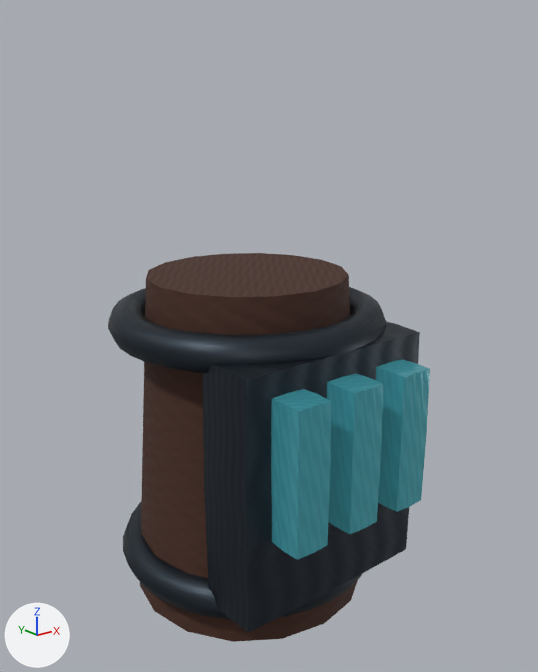
An edit to the glTF model public/assets/weapons/integrated/energy-gauntlet.lod1.glb, drawn before and after from the same camera.
The view is the same before and after, from a 50 mm camera at (-0.284, -0.377, 0.324) aimed at (0.005, -0.016, 0.18). Arrows for +X, +Y and +Z are at lower left; the lights stay in place. The picture after the commit comes second. Where no turn or scale is listed for an object, it has been applied to the vertices. Vertices at exactly the same position are counted once.

Script lines for the objects in view, before the commit:
```python
ob_crystal_4 = bpy.data.objects.new('crystal.4', me_crystal_4)
ob_crystal_4.location = (-0.04, -0.1, 0.13)
ob_crystal_5 = bpy.data.objects.new('crystal.5', me_crystal_5)
ob_crystal_5.location = (0.0, -0.1, 0.13)
ob_crystal_6 = bpy.data.objects.new('crystal.6', me_crystal_6)
ob_crystal_6.location = (0.04, -0.1, 0.13)
ob_iron_1 = bpy.data.objects.new('iron.1', me_iron_1)
ob_iron_1.location = (0.0, 0.0, 0.03)
ob_iron_2 = bpy.data.objects.new('iron.2', me_iron_2)
ob_iron_2.location = (0.0, 0.0, 0.19)
ob_iron_3 = bpy.data.objects.new('iron.3', me_iron_3)
ob_iron_3.location = (0.0, -0.068, 0.11)
ob_leather_0 = bpy.data.objects.new('leather.0', me_leather_0)
ob_leather_0.location = (0.0, 0.0, 0.11)
```
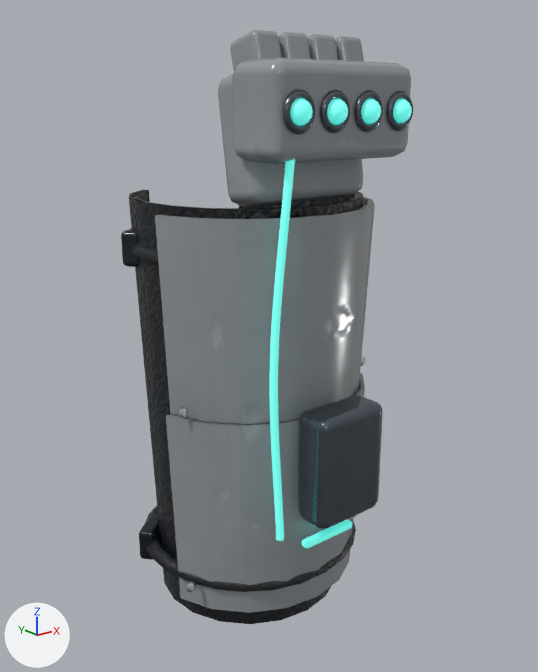
Where the change shows, as pixel boxes (x1, y1, x2, y2) in the pictures (538 x 672 px):
'ceramic / ceramic composite panel', added: after (155, 30, 411, 613)
'leather.0', reshaped, moved (7% wider, 12% taller): before (140, 253, 358, 642); after (129, 190, 363, 624)
'iron.3', deleted: before (202, 322, 420, 633)
'alloy / machined anodized alloy', added: after (283, 89, 413, 529)
'iron.2', deleted: before (108, 287, 386, 373)
'crystal.4', deleted (cyan): before (271, 389, 331, 560)
'crystal.5', deleted (cyan): before (327, 373, 384, 534)
'crystal.6', deleted (cyan): before (376, 359, 430, 512)
'energy / emissive field channel', added: after (269, 98, 412, 548)
'iron.1', deleted: before (123, 502, 362, 620)
'darksteel / oil-blackened fittings', added: after (121, 228, 160, 560)
'edge / honed bright bevel', added: after (178, 356, 366, 592)
part 1 of me_leather_0, added: after (129, 190, 363, 624)
part 2 of me_leather_0, deleted (brown): before (140, 253, 358, 642)

Patch to the scene script:
```diff
--- a/public/assets/weapons/integrated/energy-gauntlet.lod1.glb.py
+++ b/public/assets/weapons/integrated/energy-gauntlet.lod1.glb.py
@@ mat_polymer___stippled_polymer @@
+mat_polymer___stippled_polymer = bpy.data.materials.new('polymer / stippled polymer')
+# colours: black #1d2227
+# uses the picture img_polymer_albedo_variation
+# uses the picture img_polymer_micro_normal
+# uses the picture img_polymer_roughness
@@ mat_alloy___machined_anodized_alloy @@
+mat_alloy___machined_anodized_alloy = bpy.data.materials.new('alloy / machined anodized alloy')
+# colours: grey #737d87
+# uses the picture img_alloy_albedo_variation
+# uses the picture img_alloy_micro_normal
+# uses the picture img_alloy_roughness
@@ mat_darksteel___oil_blackened_fittings @@
+mat_darksteel___oil_blackened_fittings = bpy.data.materials.new('darksteel / oil-blackened fittings')
+# colours: dark grey #4c5258
+# uses the picture img_iron_albedo_variation
+# uses the picture img_iron_micro_normal
+# uses the picture img_iron_roughness
@@ mat_edge___honed_bright_bevel @@
+mat_edge___honed_bright_bevel = bpy.data.materials.new('edge / honed bright bevel')
+# colours: white #dfe3e5
+# uses the picture img_edge_albedo_variation
+# uses the picture img_edge_micro_normal
+# uses the picture img_edge_roughness
@@ mat_ceramic___ceramic_composite_panel @@
+mat_ceramic___ceramic_composite_panel = bpy.data.materials.new('ceramic / ceramic composite panel')
+# colours: grey #a9aeb2
+# uses the picture img_paint_albedo_variation
+# uses the picture img_paint_micro_normal
+# uses the picture img_paint_roughness
@@ me_leather_0 @@
-me_leather_0.from_pydata(...)  # 36 vertices, 64 faces; spans x -0.08..0.08, y -0.08..0.08, z -0.11..0.11
-me_leather_0.materials.append(mat_leather)
+me_leather_0.from_pydata(...)  # 268 vertices, 528 faces; spans x -0.075..0.076, y -0.076..0.076, z 0.0..0.27
+# me_leather_0 part 1: 268 vertices added at x -0.075..0.076, y -0.076..0.076, z 0.0..0.27
+# me_leather_0 part 2: 36 vertices removed from x -0.08..0.08, y -0.08..0.08, z -0.11..0.11
+me_leather_0.materials.append(mat_polymer___stippled_polymer)
@@ ob_leather_0 @@
 ob_leather_0 = bpy.data.objects.new('leather.0', me_leather_0)
-ob_leather_0.location = (0.0, 0.0, 0.11)
+ob_leather_0.location = (0.0, 0.0, 0.0)
@@ ob_iron_1 @@
-ob_iron_1 = bpy.data.objects.new('iron.1', me_iron_1)
@@ ob_iron_2 @@
-ob_iron_2 = bpy.data.objects.new('iron.2', me_iron_2)
@@ ob_iron_3 @@
-ob_iron_3 = bpy.data.objects.new('iron.3', me_iron_3)
@@ ob_crystal_4 @@
-ob_crystal_4 = bpy.data.objects.new('crystal.4', me_crystal_4)
@@ ob_crystal_5 @@
-ob_crystal_5 = bpy.data.objects.new('crystal.5', me_crystal_5)
@@ ob_crystal_6 @@
-ob_crystal_6 = bpy.data.objects.new('crystal.6', me_crystal_6)
@@ ob_alloy___machined_anodized_alloy @@
+ob_alloy___machined_anodized_alloy = bpy.data.objects.new('alloy / machined anodized alloy', me_mesh_5)  # 456 vertices, 908 faces; spans x -0.046..0.047, y -0.102..-0.078, z 0.086..0.33
+ob_alloy___machined_anodized_alloy.location = (0.0, 0.0, 0.0)
@@ ob_energy___emissive_field_channel @@
+ob_energy___emissive_field_channel = bpy.data.objects.new('energy / emissive field channel', me_mesh_4)  # 740 vertices, 1444 faces; spans x -0.048..0.043, y -0.097..-0.078, z 0.065..0.326; in mat_energy___emissive_field_channel (cyan #8ce8de, glowing cyan #2fa59a)
+ob_energy___emissive_field_channel.location = (0.0, 0.0, 0.0)
@@ ob_darksteel___oil_blackened_fittings @@
+ob_darksteel___oil_blackened_fittings = bpy.data.objects.new('darksteel / oil-blackened fittings', me_mesh_3)  # 112 vertices, 216 faces; spans x -0.075..-0.049, y 0.018..0.042, z 0.024..0.251
+ob_darksteel___oil_blackened_fittings.location = (0.0, 0.0, 0.0)
@@ ob_edge___honed_bright_bevel @@
+ob_edge___honed_bright_bevel = bpy.data.objects.new('edge / honed bright bevel', me_mesh_2)  # 80 vertices, 144 faces; spans x -0.076..0.076, y -0.037..-0.033, z 0.03..0.157
+ob_edge___honed_bright_bevel.location = (0.0, 0.0, 0.0)
@@ ob_ceramic___ceramic_composite_panel @@
+ob_ceramic___ceramic_composite_panel = bpy.data.objects.new('ceramic / ceramic composite panel', me_mesh_1)  # 408 vertices, 776 faces; spans x -0.077..0.077, y -0.09..-0.017, z 0.016..0.36
+ob_ceramic___ceramic_composite_panel.location = (0.0, 0.0, 0.0)
```
